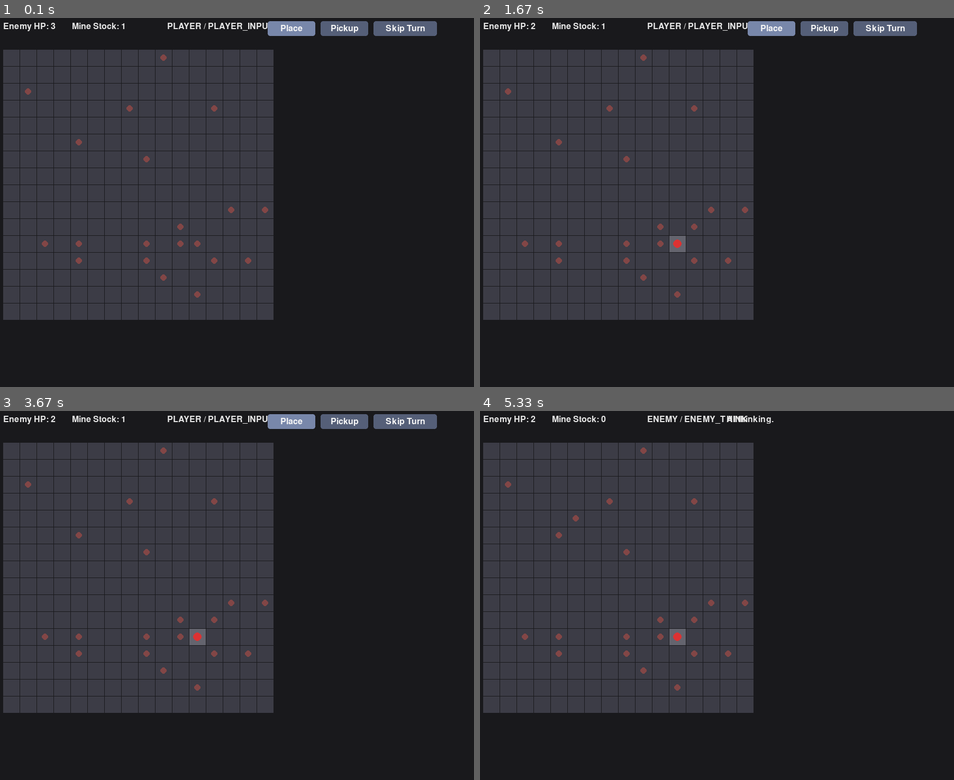
Above: before the commit, frames 1-4 (two rows, left to right).
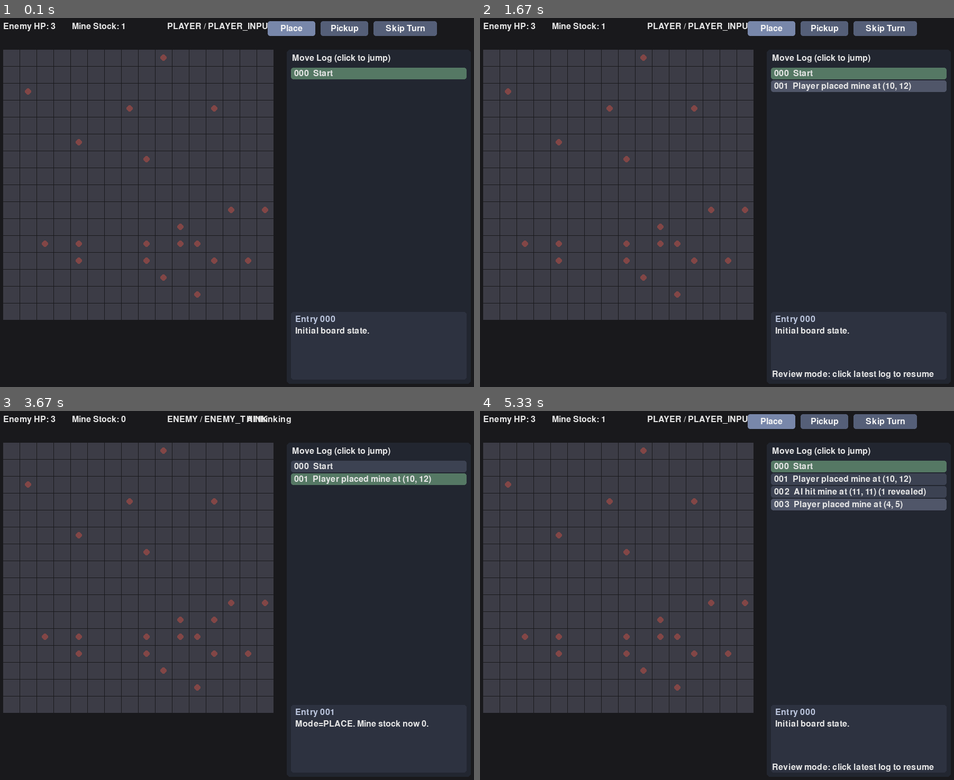
Above: after the commit, the same moments.

Repository: johnstonj22/Reverse-Minesweeper
Game: pygame game, started from main.py
The game is run twice, just before and just after one commit, with the same random seed, the same clock (stepped at 60 frames per second) and the same inputs.
Inputs (mouse positions are in pixels of both pictures, inside the frame that each line leads up to):
- Up to frame 1 (0.1 s): no input
- Up to frame 2 (1.67 s): click (698, 220) at 0.38 s; click (859, 73) at 0.72 s, where only the run after the commit has a clickable "000 Start"; click (859, 84) at 1.05 s, where only the run after the commit has a clickable "001 Player placed mine at (10…"; click (859, 73) at 1.38 s, where only the run after the commit has a clickable "000 Start"
- Up to frame 3 (3.67 s): click (379, 477) at 2.22 s, where only the run after the commit has a clickable "001 Player placed mine at (10…"; click (379, 466) at 2.55 s, where only the run after the commit has a clickable "000 Start"; click (379, 477) at 3.38 s, where only the run after the commit has a clickable "001 Player placed mine at (10…"
- Up to frame 4 (5.33 s): click (579, 525) at 4.72 s; click (859, 466) at 5.05 s, where only the run after the commit has a clickable "000 Start"

The runs differ from the first frame. In frame 1, 8.2% of the frame differs, in the area x 61-99%, y 9-98%; in frame 2, 9.5%; in frame 3, 11%; in frame 4, 13%, in the area x 10-99%, y 0-98%.

Commit message:
Added move logging and replay

Diff:
--- a/core/generator.py
+++ b/core/generator.py
@@ -17,5 +17,5 @@
         enemy_hp=3, enemy_max_hp=3, mine_stock=1, player_action_mode="PLACE",
         total_mines_target=TOTAL_MINES_TARGET,
         turn=Turn.PLAYER, phase=Phase.PLAYER_INPUT, outcome=Outcome.ONGOING,
-        rng_seed=seed
+        rng_seed=seed, last_enemy_move=None
     )
--- a/core/save.py
+++ b/core/save.py
@@ -12,6 +12,12 @@
         "enemy_hp": state.enemy_hp, "enemy_max_hp": state.enemy_max_hp,
         "mine_stock": state.mine_stock,
         "player_action_mode": state.player_action_mode,
+        "last_enemy_move": None if state.last_enemy_move is None else {
+            "kind": state.last_enemy_move.kind,
+            "pos": list(state.last_enemy_move.pos),
+            "chosen_p": state.last_enemy_move.chosen_p,
+            "rationale": state.last_enemy_move.rationale,
+        },
         "total_mines_target": state.total_mines_target,
         "turn": state.turn.name, "phase": state.phase.name, "outcome": state.outcome.name,
         "rng_seed": state.rng_seed, "version": state.version,
@@ -24,6 +30,15 @@
 def deserialize(d: dict) -> GameState:
     grid = [[Cell(state=CellState[cell["state"]], has_mine=cell["has_mine"], number=cell["number"])
              for cell in row] for row in d["grid"]]
+    last_enemy_move = None
+    if d.get("last_enemy_move") is not None:
+        m = d["last_enemy_move"]
+        last_enemy_move = Move(
+            kind=m["kind"],
+            pos=tuple(m["pos"]),
+            chosen_p=m.get("chosen_p", 0.0),
+            rationale=m.get("rationale", ""),
+        )
     return GameState(
         width=d["width"], height=d["height"], grid=grid,
         mines=set(map(tuple, d["mines"])),
@@ -34,7 +49,7 @@
         player_action_mode=d.get("player_action_mode", "PLACE"),
         total_mines_target=d["total_mines_target"],
         turn=Turn[d["turn"]], phase=Phase[d["phase"]], outcome=Outcome[d["outcome"]],
-        rng_seed=d["rng_seed"], version=d.get("version",1)
+        rng_seed=d["rng_seed"], last_enemy_move=last_enemy_move, version=d.get("version",1)
     )
 
 def save_state(state: GameState, path="save.json"):
--- a/core/solver.py
+++ b/core/solver.py
@@ -4,17 +4,33 @@
 from typing import Optional, Dict, Set, Tuple
 from core.types import GameState, Move, Pos, CellState
 from core.board import Board
-from core.sweep_board import sweep_frontier
 
 _rng = random.Random(1337)  # seed as you like
+
 
 def _hidden_neighbors(state: GameState, p: Pos, board: Board) -> list[Pos]:
     return [nb for nb in board.neighbors(state, p)
             if state.grid[nb[0]][nb[1]].state == CellState.HIDDEN]
 
+
 def _unrevealed_neighbors(state: GameState, p: Pos, board: Board) -> list[Pos]:
     return [nb for nb in board.neighbors(state, p)
             if state.grid[nb[0]][nb[1]].state != CellState.REVEALED]
+
+
+def _flagged_neighbors(state: GameState, p: Pos, board: Board) -> list[Pos]:
+    return [nb for nb in board.neighbors(state, p)
+            if state.grid[nb[0]][nb[1]].state == CellState.FLAGGED]
+
+
+def _revealed_mine_neighbors(state: GameState, p: Pos, board: Board) -> int:
+    n = 0
+    for nb in board.neighbors(state, p):
+        nb_cell = state.grid[nb[0]][nb[1]]
+        if nb_cell.state == CellState.REVEALED and nb_cell.number == -1:
+            n += 1
+    return n
+
 
 def _flag_cell(state: GameState, q: Pos) -> None:
     state.flags.add(q)
@@ -22,88 +38,136 @@
     if cell.state == CellState.HIDDEN:
         cell.state = CellState.FLAGGED
 
+
 def _unflag_cell(state: GameState, q: Pos) -> None:
     state.flags.discard(q)
     cell = state.grid[q[0]][q[1]]
     if cell.state == CellState.FLAGGED:
         cell.state = CellState.HIDDEN
 
+
+def _deduce_guaranteed_mines(state: GameState, board: Board) -> Set[Pos]:
+    """
+    Derive guaranteed-mine tiles from revealed clues only, without trusting current flags.
+    """
+    deduced: Set[Pos] = set()
+    changed = True
+    while changed:
+        changed = False
+        for r in range(state.height):
+            for c in range(state.width):
+                clue = state.grid[r][c]
+                if clue.state != CellState.REVEALED or clue.number < 0:
+                    continue
+
+                p = (r, c)
+                unrevealed = _unrevealed_neighbors(state, p, board)
+                if not unrevealed:
+                    continue
+
+                already_deduced = [q for q in unrevealed if q in deduced]
+                unknown = [q for q in unrevealed if q not in deduced]
+                known_mines = len(already_deduced) + _revealed_mine_neighbors(state, p, board)
+                remaining = clue.number - known_mines
+
+                if remaining < 0:
+                    continue
+                if remaining == len(unknown) and unknown:
+                    for q in unknown:
+                        if q not in deduced:
+                            deduced.add(q)
+                            changed = True
+    return deduced
+
+
 def deduce_and_move_from_sweep(state: GameState) -> Optional[Move]:
     """
-    Simple rules:
-      - Flag guaranteed mines (remaining == hidden).
-      - Collect guaranteed safes (remaining == 0) and reveal one at random.
-      - Otherwise compute local p = remaining/hidden for each clue and assign to each
-        hidden neighbor, keeping the MINIMUM p seen so far for each tile.
-      - Click a random tile among the minimum-p set.
+    Enemy-turn solve flow:
+      1) Scan all revealed-number clues and repeatedly FLAG guaranteed mines.
+      2) Treat flags as known mines, then collect guaranteed-safe hidden cells.
+      3) If no guaranteed safe, use local min-risk probability over hidden cells.
     """
     board = Board()
-    info = sweep_frontier(state)
 
+    # Pass 0: validate existing flags, then apply freshly deduced flags.
+    deduced_mines = _deduce_guaranteed_mines(state, board)
+
+    # Remove any stale flags first.
+    current_flagged: list[Pos] = []
+    for r in range(state.height):
+        for c in range(state.width):
+            if state.grid[r][c].state == CellState.FLAGGED:
+                current_flagged.append((r, c))
+    for q in current_flagged:
+        if q not in deduced_mines:
+            _unflag_cell(state, q)
+
+    # Apply all currently deducible mine flags.
+    for q in deduced_mines:
+        _flag_cell(state, q)
+
+    # Pass 2: treat flags as known mines and collect guaranteed-safe hidden cells.
     guaranteed_safe: Set[Pos] = set()
-    guaranteed_mines: Set[Pos] = set()
+    for r in range(state.height):
+        for c in range(state.width):
+            clue = state.grid[r][c]
+            if clue.state != CellState.REVEALED or clue.number < 0:
+                continue
 
-    # Start every tile at p=1.0 (max risk); update with min(local_p)
+            p = (r, c)
+            hidden_nbs = _hidden_neighbors(state, p, board)
+            if not hidden_nbs:
+                continue
+
+            flagged_nbs = _flagged_neighbors(state, p, board)
+            known_mines = len(flagged_nbs) + _revealed_mine_neighbors(state, p, board)
+            remaining = clue.number - known_mines
+            if remaining < 0:
+                continue
+            if remaining == 0:
+                guaranteed_safe.update(hidden_nbs)
+
+    if guaranteed_safe:
+        choice = _rng.choice(list(guaranteed_safe))
+        return Move(kind="REVEAL", pos=choice, chosen_p=0.0, rationale="deduced safe")
+
+    # Pass 3: local probability over hidden neighbors, treating flags as known mines.
     prob: Dict[Pos, float] = {}
+    for r in range(state.height):
+        for c in range(state.width):
+            clue = state.grid[r][c]
+            if clue.state != CellState.REVEALED or clue.number < 0:
+                continue
 
-    for pos, number, hidden, flagged, revealed_mines in info:
-        unrevealed_nbs = _unrevealed_neighbors(state, pos, board)
-        hidden_nbs = _hidden_neighbors(state, pos, board)
-        if not unrevealed_nbs:
-            continue
+            p = (r, c)
+            hidden_nbs = _hidden_neighbors(state, p, board)
+            if not hidden_nbs:
+                continue
 
-        # Remaining mines to place around this clue are based only on known revealed mines.
-        # Flags are treated as provisional and may be removed later if contradicted.
-        remaining = number - revealed_mines
-        if remaining < 0 or remaining > len(unrevealed_nbs):
-            # inconsistent clue; skip defensively
-            continue
+            flagged_nbs = _flagged_neighbors(state, p, board)
+            known_mines = len(flagged_nbs) + _revealed_mine_neighbors(state, p, board)
+            remaining = clue.number - known_mines
+            if remaining < 0:
+                continue
+            if not (0 < remaining < len(hidden_nbs)):
+                continue
 
-        # Deductions
-        if remaining == 0:
-            for q in unrevealed_nbs:
-                guaranteed_safe.add(q)
-        elif remaining == len(unrevealed_nbs):
-            for q in unrevealed_nbs:
-                guaranteed_mines.add(q)
-
-        # Local probability for non-deductive cases
-        if 0 < remaining < len(unrevealed_nbs):
-            local_p = remaining / len(unrevealed_nbs)
+            local_p = remaining / len(hidden_nbs)
             for q in hidden_nbs:
-                if state.grid[q[0]][q[1]].state == CellState.FLAGGED:
-                    continue
-                # keep the minimum probability encountered for this tile
                 prev = prob.get(q, 1.0)
                 if local_p < prev:
                     prob[q] = local_p
 
-    # Apply guaranteed flags first
-    for q in guaranteed_mines:
-        _flag_cell(state, q)
-
-    # Remove flags that are now logically guaranteed safe.
-    for q in guaranteed_safe:
-        if state.grid[q[0]][q[1]].state == CellState.FLAGGED:
-            _unflag_cell(state, q)
-
-    # Reveal a guaranteed-safe tile if we have any
-    safe_list = [q for q in guaranteed_safe if state.grid[q[0]][q[1]].state == CellState.HIDDEN]
-    if safe_list:
-        choice = _rng.choice(safe_list)
-        return Move(kind="REVEAL", pos=choice, chosen_p=0.0, rationale="deduced safe")
-
-    # No certain safe → pick a tile with the lowest p (random tiebreak)
-    candidates: list[Tuple[Pos, float]] = [(q, p) for q, p in prob.items() if state.grid[q[0]][q[1]].state == CellState.HIDDEN]
-
+    candidates: list[Tuple[Pos, float]] = [
+        (q, p) for q, p in prob.items() if state.grid[q[0]][q[1]].state == CellState.HIDDEN
+    ]
     if candidates:
         min_p = min(p for _, p in candidates)
-        best = [q for (q, p) in candidates if abs(p - min_p) < 1e-12] # comparison for floating point error
+        best = [q for (q, p) in candidates if abs(p - min_p) < 1e-12]
         choice = _rng.choice(best)
-        return Move(kind="REVEAL", pos=choice, chosen_p=min_p, rationale=f"min-risk p≈{min_p:.3f}")
+        return Move(kind="REVEAL", pos=choice, chosen_p=min_p, rationale=f"min-risk p~{min_p:.3f}")
 
-    # If the frontier gave us no probabilities (e.g., no revealed numbers touch hidden tiles),
-    # fall back to any hidden tile on the board.
+    # Fallback: no frontier probabilities, choose any hidden non-flagged tile.
     any_hidden: list[Pos] = []
     for r in range(state.height):
         for c in range(state.width):
--- a/core/turn_manager.py
+++ b/core/turn_manager.py
@@ -16,6 +16,7 @@
 def step(state: GameState, intent: dict | None = None) -> GameState:
     # --- PLAYER INPUT ---
     if state.phase == Phase.PLAYER_INPUT:
+        state.last_enemy_move = None
         if intent and intent.get("type") == "SET_ACTION_MODE":
             mode = intent.get("mode")
             if mode in ("PLACE", "PICKUP"):
@@ -52,6 +53,7 @@
     # --- ENEMY THINK ---
     if state.phase == Phase.ENEMY_THINK:
         move = deduce_and_move_from_sweep(state)
+        state.last_enemy_move = move
         # move may be None if no hidden tiles left
         if move is not None:
             # immediately apply it (we don’t need a separate ACT phase anymore)
@@ -64,6 +66,7 @@
 
     # --- CHECK WIN/LOSE ---
     if state.phase == Phase.CHECK_WINLOSE:
+        state.last_enemy_move = None
         if state.enemy_hp <= 0:
             state.outcome = Outcome.PLAYER_WIN
             state.phase = Phase.GAME_OVER
--- a/core/types.py
+++ b/core/types.py
@@ -62,4 +62,5 @@
     phase: Phase
     outcome: Outcome
     rng_seed: int
+    last_enemy_move: Optional[Move] = None
     version: int = 1
--- a/ui_pygame/app.py
+++ b/ui_pygame/app.py
@@ -1,8 +1,9 @@
 # ui_pygame/app.py
 import pygame
+from copy import deepcopy
 from core.generator import new_game
 from core.turn_manager import step
-from core.types import Phase, Outcome
+from core.types import Phase
 
 def main():
     pygame.init()
@@ -15,36 +16,110 @@
     from ui_pygame.view import draw
 
     state = new_game()
+    timeline = [{"label": "Start", "detail": "Initial board state.", "state": deepcopy(state)}]
+    active_log_index = 0
+    log_hitboxes = []
+    log_panel_rect = None
+    log_scroll_start = 0
+
+    def push_timeline(label: str, detail: str = ""):
+        nonlocal active_log_index, log_scroll_start
+        timeline.append({"label": label, "detail": detail, "state": deepcopy(state)})
+        active_log_index = len(timeline) - 1
+        log_scroll_start = max(0, len(timeline) - 1)
+
     enemy_move_delay_ms = 1000
     enemy_think_ready_at = None
     running = True
     while running:
         events = pygame.event.get()
-        intent = get_intent(events, state)
+        intent = get_intent(events, state, log_hitboxes, log_panel_rect)
         if intent and intent.get("type") == "QUIT":
             running = False
+        elif intent and intent.get("type") == "SCROLL_LOG":
+            log_scroll_start += int(intent.get("delta", 0))
+        elif intent and intent.get("type") == "SELECT_LOG":
+            idx = max(0, min(intent["index"], len(timeline) - 1))
+            active_log_index = idx
+            log_scroll_start = idx
+            state = deepcopy(timeline[idx]["state"])
+            enemy_think_ready_at = None
         else:
-            now = pygame.time.get_ticks()
-            prev_phase = state.phase
-            should_advance = True
+            # When viewing historical snapshots, ignore gameplay intents.
+            if active_log_index == len(timeline) - 1:
+                now = pygame.time.get_ticks()
+                prev_phase = state.phase
+                pre_revealed = set(state.revealed)
+                pre_enemy_hp = state.enemy_hp
+                pre_mines = set(state.mines)
+                should_advance = True
 
-            # Pause briefly so AI does not reveal instantly after player input.
-            if state.phase == Phase.ENEMY_THINK:
-                if enemy_think_ready_at is None:
-                    enemy_think_ready_at = now + enemy_move_delay_ms
-                if now < enemy_think_ready_at:
-                    should_advance = False
+                # Pause briefly so AI does not reveal instantly after player input.
+                if state.phase == Phase.ENEMY_THINK:
+                    if enemy_think_ready_at is None:
+                        enemy_think_ready_at = now + enemy_move_delay_ms
+                    if now < enemy_think_ready_at:
+                        should_advance = False
 
-            if should_advance:
-                state = step(state, intent)
+                if should_advance:
+                    state = step(state, intent)
 
-                # Start delay when entering enemy think; clear once it moves on.
-                if prev_phase != Phase.ENEMY_THINK and state.phase == Phase.ENEMY_THINK:
-                    enemy_think_ready_at = pygame.time.get_ticks() + enemy_move_delay_ms
-                elif prev_phase == Phase.ENEMY_THINK and state.phase != Phase.ENEMY_THINK:
-                    enemy_think_ready_at = None
+                    # Start delay when entering enemy think; clear once it moves on.
+                    if prev_phase != Phase.ENEMY_THINK and state.phase == Phase.ENEMY_THINK:
+                        enemy_think_ready_at = pygame.time.get_ticks() + enemy_move_delay_ms
+                    elif prev_phase == Phase.ENEMY_THINK and state.phase != Phase.ENEMY_THINK:
+                        enemy_think_ready_at = None
 
-        draw(screen, state, font)
+                    # Log notable actions as timeline snapshots.
+                    if intent and intent.get("type") == "PLACE_MINE":
+                        pos = intent.get("pos")
+                        if pos in state.mines and pos not in pre_mines:
+                            push_timeline(
+                                f"Player placed mine at {pos}",
+                                f"Mode=PLACE. Mine stock now {state.mine_stock}.",
+                            )
+                    elif intent and intent.get("type") == "PICKUP_MINE":
+                        pos = intent.get("pos")
+                        if pos in pre_mines and pos not in state.mines:
+                            push_timeline(
+                                f"Player picked up mine at {pos}",
+                                f"Mode=PICKUP. Mine stock unchanged at {state.mine_stock}.",
+                            )
+                    elif intent and intent.get("type") == "SKIP_TURN":
+                        push_timeline(
+                            "Player skipped turn",
+                            f"Skipped with mine stock {state.mine_stock}.",
+                        )
+
+                    if prev_phase == Phase.ENEMY_THINK and state.phase == Phase.CHECK_WINLOSE:
+                        newly = list(state.revealed - pre_revealed)
+                        move = state.last_enemy_move
+                        rationale = ""
+                        if move is not None:
+                            rationale = f"AI rationale: {move.rationale}; p={move.chosen_p:.3f}."
+                        if state.enemy_hp < pre_enemy_hp:
+                            if newly:
+                                push_timeline(
+                                    f"AI hit mine at {newly[0]} ({len(newly)} revealed)",
+                                    rationale or "AI revealed a mined tile.",
+                                )
+                            else:
+                                push_timeline("AI hit a mine", rationale or "AI triggered mine damage.")
+                        elif newly:
+                            push_timeline(
+                                f"AI revealed {len(newly)} tile(s), first {newly[0]}",
+                                rationale or "AI completed a reveal move.",
+                            )
+                        else:
+                            push_timeline("AI had no reveal move", rationale or "No hidden tile selected.")
+
+        if active_log_index == len(timeline) - 1:
+            timeline[-1]["state"] = deepcopy(state)
+
+        log_hitboxes, log_panel_rect, log_scroll_start, max_start = draw(
+            screen, state, font, timeline, active_log_index, log_scroll_start
+        )
+        log_scroll_start = max(0, min(log_scroll_start, max_start))
         pygame.display.flip()
         clock.tick(60)
 
--- a/ui_pygame/input.py
+++ b/ui_pygame/input.py
@@ -22,12 +22,26 @@
         return (int(r), int(c))
     return None
 
-def get_intent(events, state: GameState):
+def get_intent(events, state: GameState, log_hitboxes=None, log_panel_rect=None):
     for e in events:
         if e.type == pygame.QUIT:
             return {"type":"QUIT"}
         if e.type == pygame.KEYDOWN and e.key == pygame.K_ESCAPE:
             return {"type":"QUIT"}
+        if e.type == pygame.MOUSEWHEEL and log_panel_rect is not None:
+            mx, my = pygame.mouse.get_pos()
+            if log_panel_rect.collidepoint((mx, my)):
+                return {"type": "SCROLL_LOG", "delta": -e.y}
+        if e.type == pygame.MOUSEBUTTONDOWN and e.button == 1:
+            if log_hitboxes:
+                for idx, rect in log_hitboxes:
+                    if rect.collidepoint(e.pos):
+                        return {"type": "SELECT_LOG", "index": idx}
+        if e.type == pygame.MOUSEBUTTONDOWN and e.button in (4, 5) and log_panel_rect is not None:
+            mx, my = e.pos
+            if log_panel_rect.collidepoint((mx, my)):
+                return {"type": "SCROLL_LOG", "delta": 1 if e.button == 5 else -1}
+
         if state.phase == Phase.PLAYER_INPUT and e.type == pygame.MOUSEBUTTONDOWN and e.button == 1:
             place_rect = pygame.Rect(PLACE_BTN_X, MODE_BTN_Y, MODE_BTN_W, MODE_BTN_H)
             pickup_rect = pygame.Rect(PICKUP_BTN_X, MODE_BTN_Y, MODE_BTN_W, MODE_BTN_H)
--- a/ui_pygame/view.py
+++ b/ui_pygame/view.py
@@ -13,8 +13,42 @@
 COL_BTN = (85, 95, 120)
 COL_BTN_TEXT = (245, 245, 245)
 COL_BTN_ACTIVE = (120, 135, 170)
+COL_PANEL = (34, 38, 48)
+COL_LOG_ROW = (60, 66, 82)
+COL_LOG_ACTIVE = (85, 120, 100)
+COL_LOG_LATEST = (80, 86, 105)
+COL_LOG_DETAIL = (45, 50, 64)
+COL_LOG_TITLE = (188, 198, 222)
 
-def draw(screen: pygame.Surface, state: GameState, font: pygame.font.Font):
+def _wrap_text(font: pygame.font.Font, text: str, max_width: int) -> list[str]:
+    words = text.split()
+    if not words:
+        return [""]
+    lines: list[str] = []
+    cur = words[0]
+    for w in words[1:]:
+        trial = f"{cur} {w}"
+        if font.size(trial)[0] <= max_width:
+            cur = trial
+        else:
+            lines.append(cur)
+            cur = w
+    lines.append(cur)
+    return lines
+
+def draw(
+    screen: pygame.Surface,
+    state: GameState,
+    font: pygame.font.Font,
+    move_log: list[dict] | None = None,
+    active_log_index: int | None = None,
+    log_scroll_start: int = 0,
+):
+    if move_log is None:
+        move_log = []
+    if active_log_index is None:
+        active_log_index = len(move_log) - 1
+
     screen.fill(COL_BG)
 
     # board
@@ -90,3 +124,59 @@
         dots = "." * ((pygame.time.get_ticks() // 300) % 4)
         think_text = font.render(f"AI thinking{dots}", True, COL_TEXT)
         screen.blit(think_text, (MARGIN + 460, MARGIN))
+
+    # Move log panel
+    hitboxes: list[tuple[int, pygame.Rect]] = []
+    panel_x = MARGIN + state.width * TILE_SIZE + 24
+    panel_y = 60
+    panel_w = screen.get_width() - panel_x - MARGIN
+    panel_h = screen.get_height() - panel_y - MARGIN
+    panel_rect = pygame.Rect(panel_x, panel_y, panel_w, panel_h)
+    pygame.draw.rect(screen, COL_PANEL, panel_rect, border_radius=6)
+
+    title = font.render("Move Log (click to jump)", True, COL_TEXT)
+    screen.blit(title, (panel_x + 10, panel_y + 8))
+
+    detail_h = 128
+    list_h = panel_h - 40 - detail_h - 8
+    row_h = 24
+    max_rows = max(1, list_h // row_h)
+    max_start = max(0, len(move_log) - max_rows)
+    start_idx = max(0, min(log_scroll_start, max_start))
+
+    for row, idx in enumerate(range(start_idx, len(move_log))):
+        if row >= max_rows:
+            break
+        row_rect = pygame.Rect(panel_x + 8, panel_y + 34 + row * row_h, panel_w - 16, row_h - 2)
+        if idx == active_log_index:
+            bg = COL_LOG_ACTIVE
+        elif idx == len(move_log) - 1:
+            bg = COL_LOG_LATEST
+        else:
+            bg = COL_LOG_ROW
+        pygame.draw.rect(screen, bg, row_rect, border_radius=4)
+
+        label = move_log[idx].get("label", "")
+        txt = font.render(f"{idx:03d}  {label}", True, COL_TEXT)
+        screen.blit(txt, (row_rect.x + 6, row_rect.y + 3))
+        hitboxes.append((idx, row_rect))
+
+    # Detail box for selected entry
+    detail_rect = pygame.Rect(panel_x + 8, panel_y + panel_h - detail_h - 8, panel_w - 16, detail_h)
+    pygame.draw.rect(screen, COL_LOG_DETAIL, detail_rect, border_radius=5)
+    if 0 <= active_log_index < len(move_log):
+        entry = move_log[active_log_index]
+        detail_title = font.render(f"Entry {active_log_index:03d}", True, COL_LOG_TITLE)
+        screen.blit(detail_title, (detail_rect.x + 8, detail_rect.y + 6))
+        details = entry.get("detail", "") or "No extra details."
+        lines = _wrap_text(font, details, detail_rect.w - 16)
+        max_detail_lines = max(1, (detail_rect.h - 28) // 20)
+        for i, line in enumerate(lines[:max_detail_lines]):
+            line_surf = font.render(line, True, COL_TEXT)
+            screen.blit(line_surf, (detail_rect.x + 8, detail_rect.y + 28 + i * 20))
+
+    if active_log_index != len(move_log) - 1:
+        review = font.render("Review mode: click latest log to resume", True, COL_TEXT)
+        screen.blit(review, (panel_x + 10, panel_y + panel_h - 26))
+
+    return hitboxes, panel_rect, start_idx, max_start
